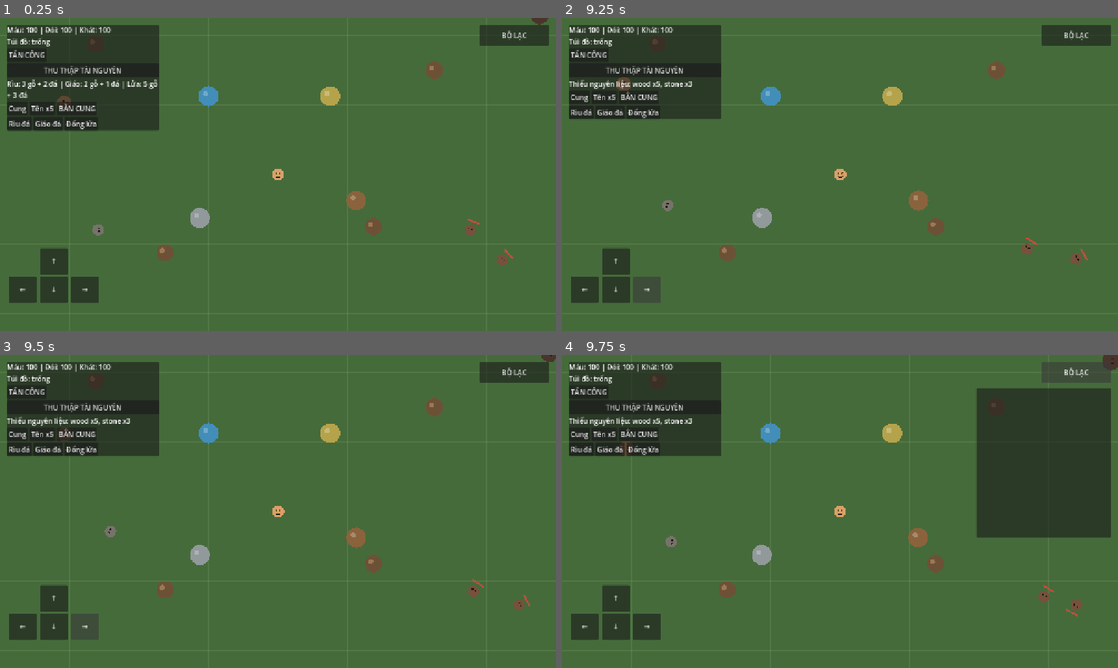
Above: before the commit, frames 1-4 (two rows, left to right).
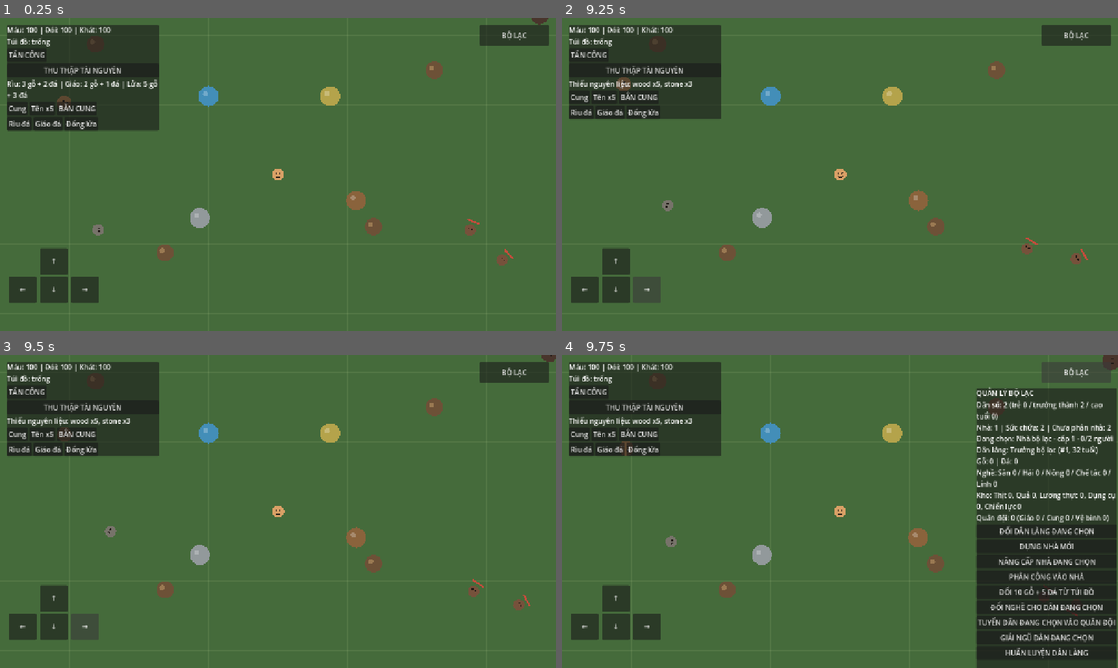
Above: after the commit, the same moments.

Repository: khanhhkt8-hub/Bo-Lac-Tien-Su.
Game: Godot game, scene res://Scenes/Main.tscn
The game is run twice, just before and just after one commit, with the same random seed, the same clock (stepped at 60 frames per second) and the same inputs.
Inputs:
- Up to frame 1 (0.25 s): no input
- Up to frame 2 (9.25 s): click "TẤN CÔNG" at 0.5 s; click "THU THẬP TÀI NGUYÊN" at 1.25 s; click "Cung" at 2 s; click "Tên x5" at 2.75 s; click "BẮN CUNG" at 3.5 s; click "Rìu đá" at 4.25 s; click "Giáo đá" at 5 s; click "Đống lửa" at 5.75 s; click "↑" at 6.5 s; click "←" at 7.25 s; click "↓" at 8 s; click "→" at 8.75 s
- Up to frame 3 (9.5 s): no input
- Up to frame 4 (9.75 s): click "BỘ LẠC" at 9.5 s

Frames 1-3 are identical in both runs. In frame 4, 13% of the frame differs, in the area x 74-100%, y 10-100%.
Error before the commit: Parse Error: Identifier "TribeArmySystem" not declared in the current scope. (res://Scripts/Enemies/BarbarianRaidDirector.gd:33)

Commit message:
Register region exploration autoload and repair tribe autoload line

Diff:
--- a/project.godot
+++ b/project.godot
@@ -12,7 +12,9 @@
 TribePopulation="*res://Scripts/Tribe/TribePopulation.gd"
 TribeHousingSystem="*res://Scripts/Tribe/TribeHousingSystem.gd"
 TribeTrainingSystem="*res://Scripts/Tribe/TribeTrainingSystem.gd"
-TribeJobSystem="*res://Scripts/Tribe/TribeJobSystem.gd"\nTribeArmySystem="*res://Scripts/Tribe/TribeArmySystem.gd"
+TribeJobSystem="*res://Scripts/Tribe/TribeJobSystem.gd"
+TribeArmySystem="*res://Scripts/Tribe/TribeArmySystem.gd"
+RegionSystem="*res://Scripts/World/RegionSystem.gd"
 
 [display]
 window/size/viewport_width=1280
